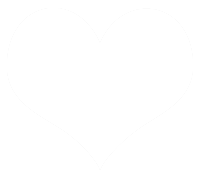
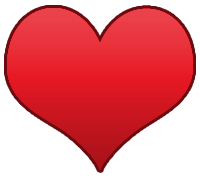
Layer changes from the first 200 x 181 image to the second:
pixels changed over [4, 5, 196, 173] (layer not identified)
